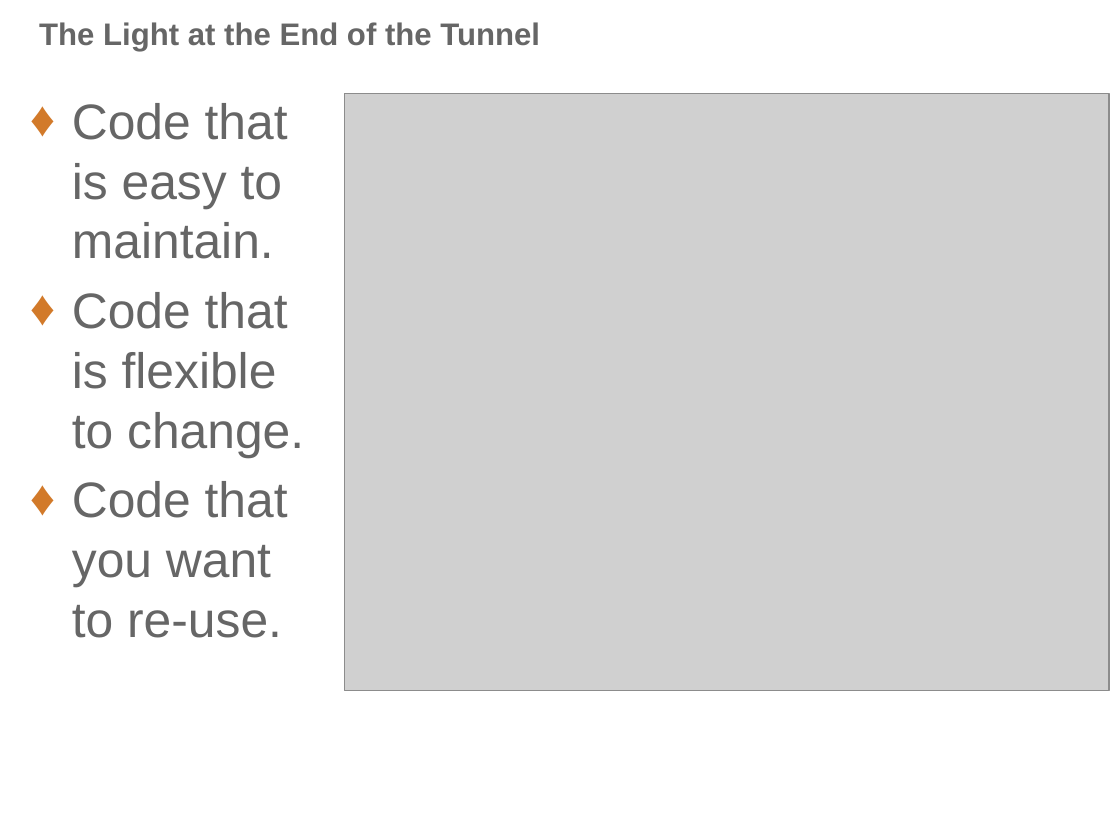
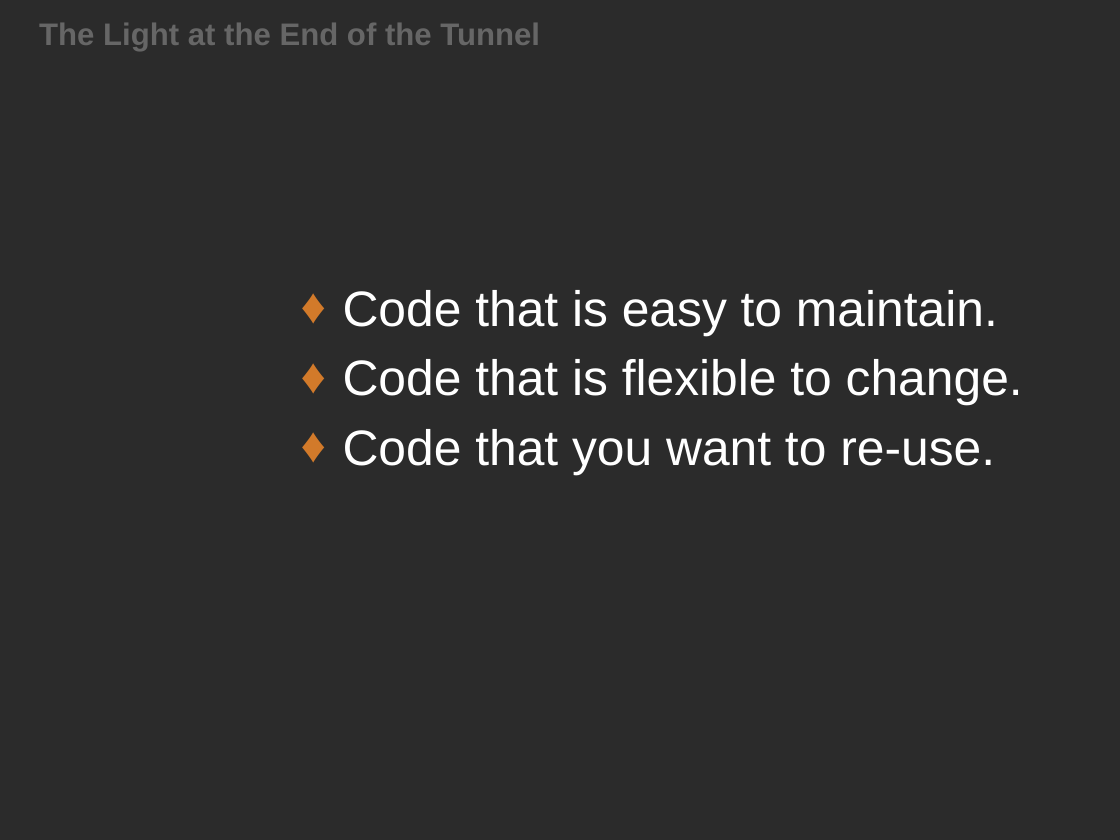
Before and after one commit to PatrickDelancy/RefactoringWorkshop, a slide deck: slide 15 of Refactoring Workshop.pptx. Drawn at 1120x840 pixels with LibreOffice and Linux fonts; fonts in the diff are those of the drawing; grey boxes stand for pictures; background and template pictures are left out; a plain dark background stands for a picture behind light text. Boxes give left, top, right and bottom in pixels: in the first picture for what was removed or moved away, otherwise in the second. Text is boxed around its words. In the diff, an @@ line names an element or a change of style, - is before the commit and + after.

```diff
--- a/Refactoring Workshop.pptx
+++ b/Refactoring Workshop.pptx
@@ background #FFFFFF to picture (left out) @@
@@ picture removed at bbox=[345, 93, 1110, 690] @@
@@ text "Code that is easy to ...": place and size @@
-text "Code that is easy to ..." at bbox=[72, 103, 304, 638]
+text "Code that is easy to ..." at bbox=[343, 290, 1023, 475]
@@ text "Code that is easy to ..." at bbox=[343, 290, 1023, 475]: text colour #666666 to #FFFFFF @@
```
Also in this commit, not shown: 6 other slides changed.
